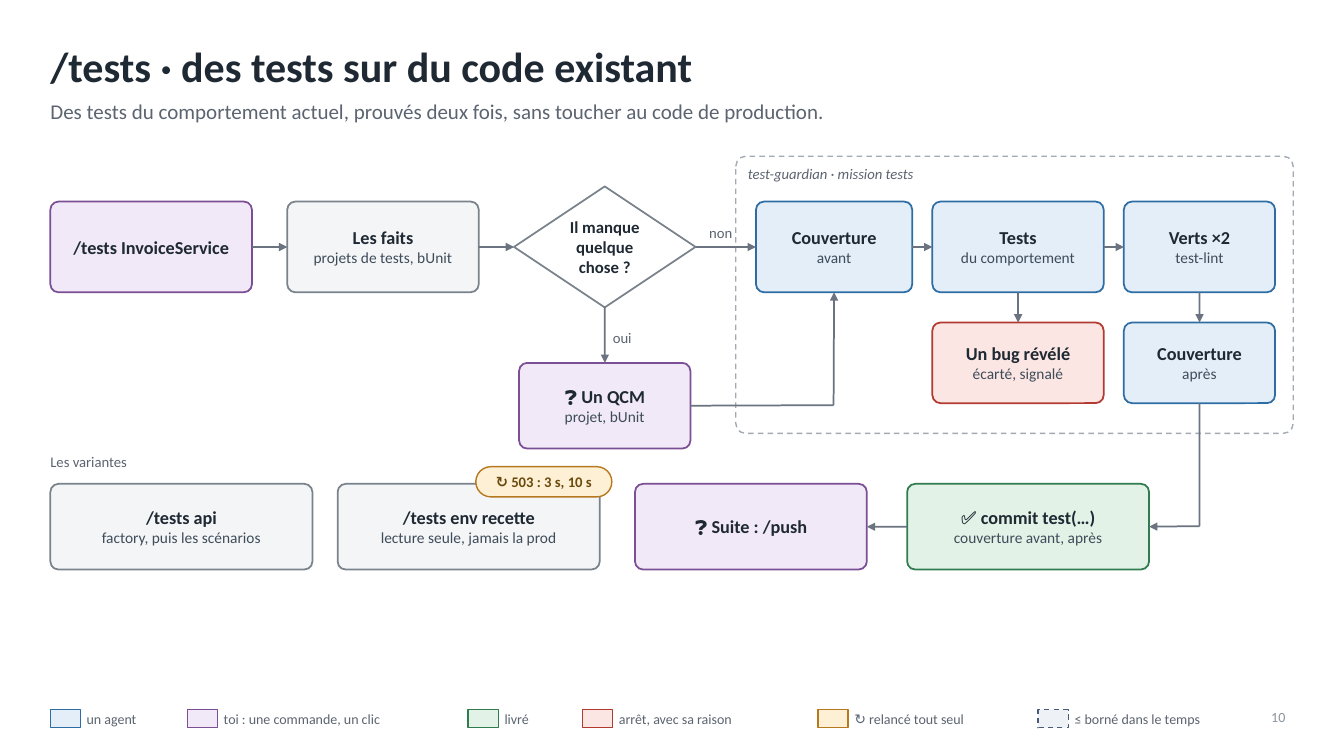
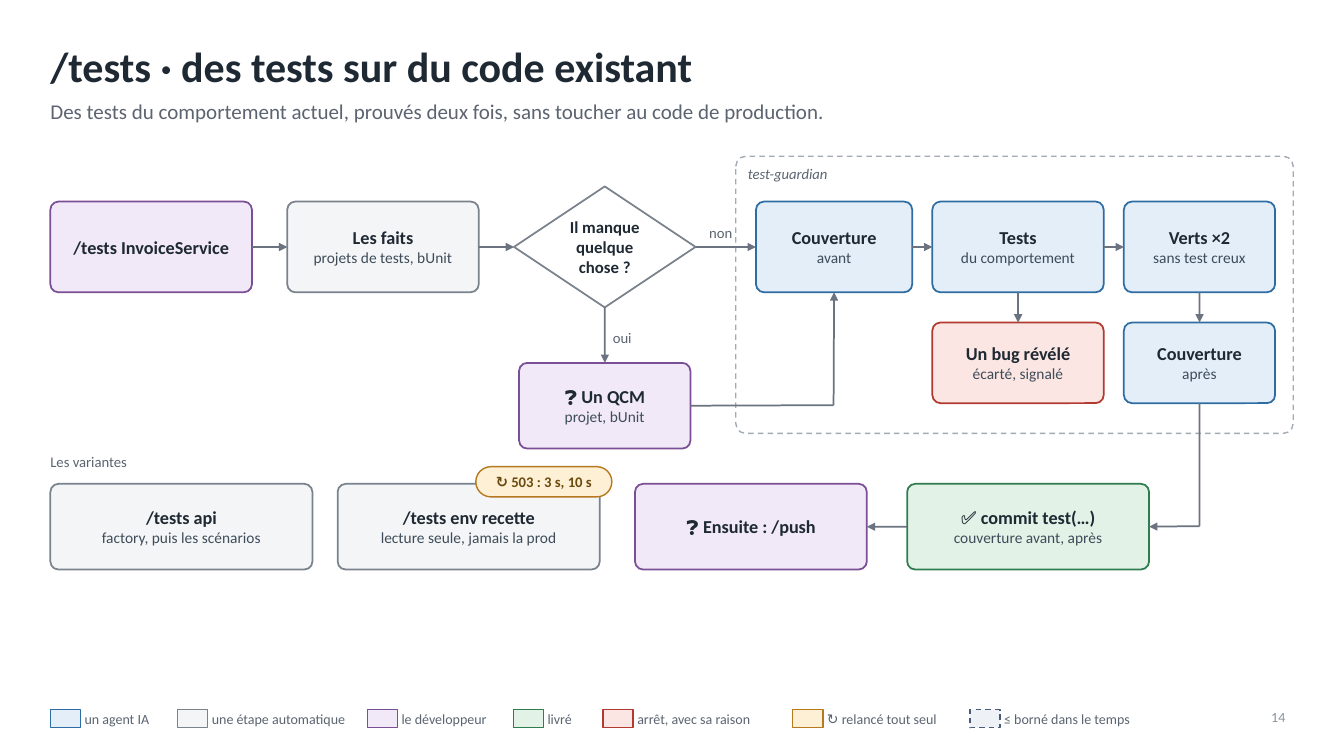
Before and after one commit to RabieDerouiche/OpenRDCode, a slide deck: slide 14 of opencode-v2/docs/presentation-flux.pptx (slide 10 before the commit). Drawn at 1344x756 pixels with LibreOffice and Linux fonts; fonts in the diff are those of the drawing. Boxes give left, top, right and bottom in pixels: in the first picture for what was removed or moved away, otherwise in the second. Text is boxed around its words. In the diff, an @@ line names an element or a change of style, - is before the commit and + after.

```diff
--- a/opencode-v2/docs/presentation-flux.pptx
+++ b/opencode-v2/docs/presentation-flux.pptx
@@ text at (748,169,827,182): text changed @@
-test-guardian · mission tests
+test-guardian
@@ text in rounded rectangle at (1153,253,1245,263): text changed @@
-test-lint
+sans test creux
@@ text in rounded rectangle at (703,520,815,536): text changed @@
-❓ Suite : /push
+❓ Ensuite : /push
@@ text at (85,715,150,727): text changed @@
-un agent
+un agent IA
@@ rectangle: place and size @@
-rectangle at (188,710,218,728)
+rectangle at (177,710,208,728)
@@ rectangle at (177,710,208,728): fill #F1E9F7 to #F4F5F7; outline #7B4F96 1 pt to #7A828C 1 pt @@
@@ text added at (212,714,345,726), 10 pt, text #5B6470 @@
+une étape automatique
@@ text removed at (224,714,380,726) @@
-toi : une commande, un clic
@@ rectangle added at (367,710,397,728), fill #F1E9F7, outline #7B4F96 1 pt @@
@@ text added at (402,714,487,727), 10 pt, text #5B6470 @@
+le développeur
@@ rectangle: place and size @@
-rectangle at (468,710,498,728)
+rectangle at (513,710,543,728)
@@ text "livré": place and size @@
-text "livré" at (505,714,529,724)
+text "livré" at (548,714,572,724)
@@ rectangle: place and size @@
-rectangle at (583,710,613,728)
+rectangle at (603,710,633,728)
@@ text "arrêt, avec sa raison": place and size @@
-text "arrêt, avec sa raison" at (619,714,732,726)
+text "arrêt, avec sa raison" at (637,714,751,726)
@@ rectangle: place and size @@
-rectangle at (819,710,849,728)
+rectangle at (792,710,823,728)
@@ text "↻ relancé tout seul": place and size @@
-text "↻ relancé tout seul" at (869,714,964,724)
+text "↻ relancé tout seul" at (842,714,937,724)
@@ rectangle: place and size @@
-rectangle at (1038,710,1069,728)
+rectangle at (970,710,1000,728)
@@ text "≤ borné dans le temps": place and size @@
-text "≤ borné dans le temps" at (1085,714,1200,726)
+text "≤ borné dans le temps" at (1014,714,1129,727)
@@ page number at (1271,713,1285,722): text changed @@
-10
+14
```
Also in this commit, not shown: 10 other slides changed, 6 slides added, 1 slide removed, 23 other files.
